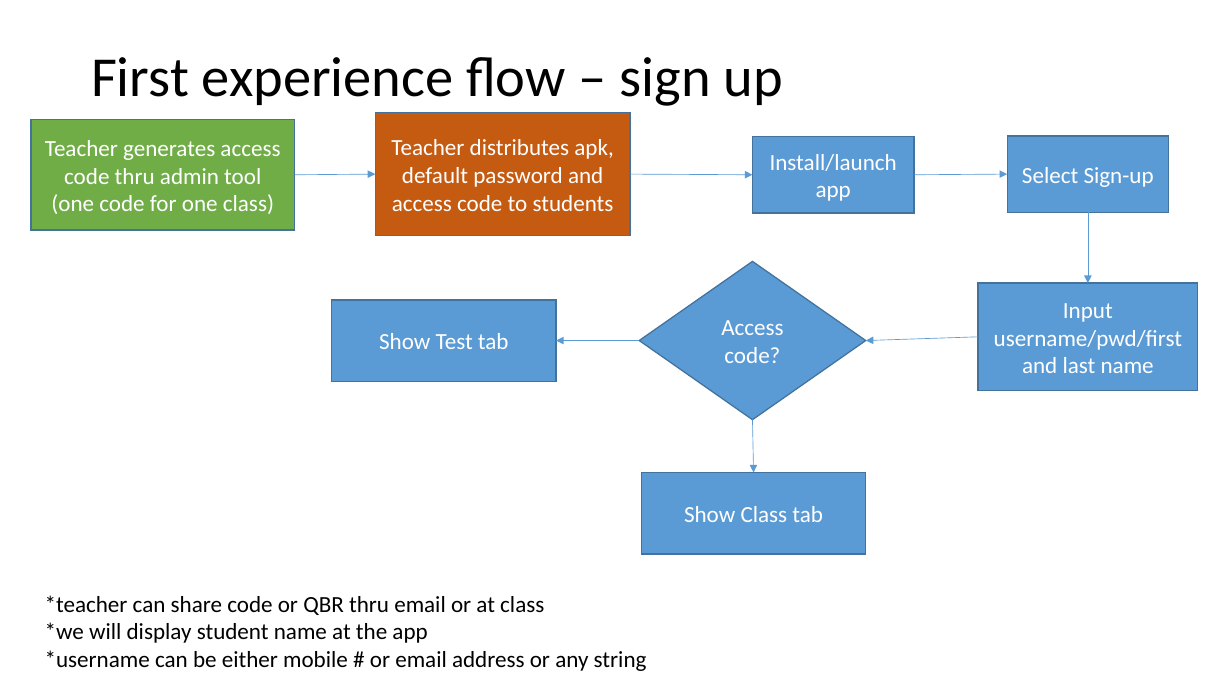
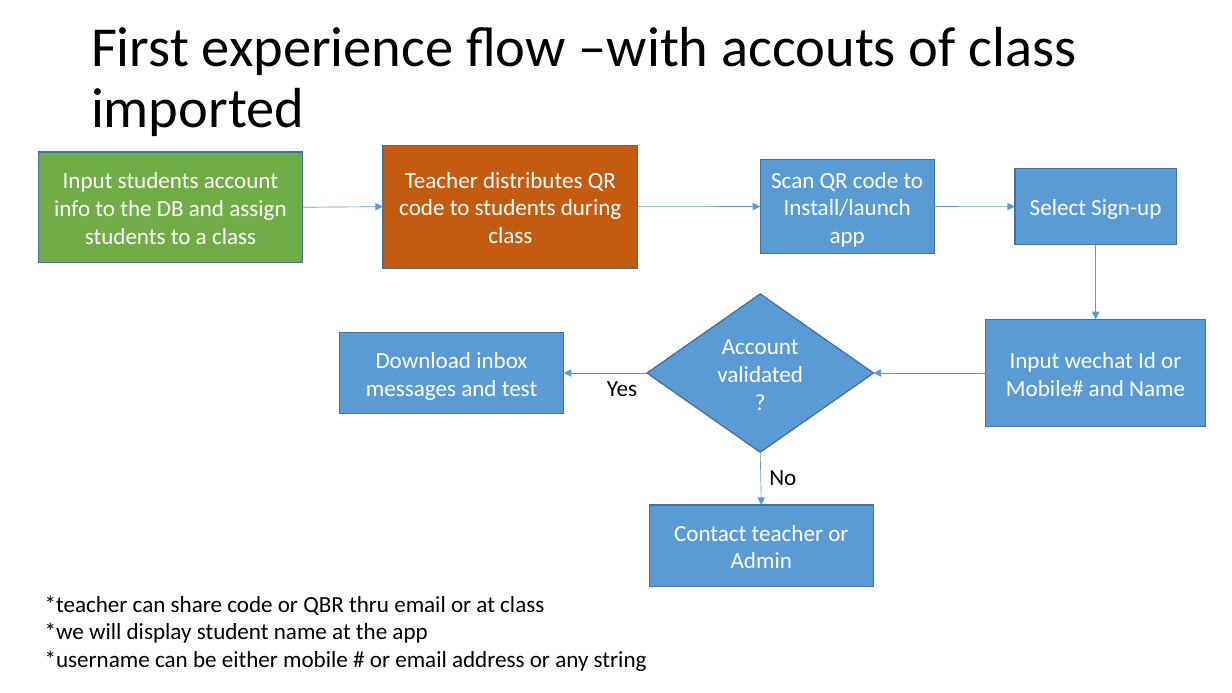
Before and after one commit to Wu-Fei/Parrot-Wireframe, a slide deck: slide 2 of Students flow.pptx. Drawn at 1232x693 pixels with LibreOffice and Linux fonts; fonts in the diff are those of the drawing. Boxes give left, top, right and bottom in pixels: in the first picture for what was removed or moved away, otherwise in the second. Text is boxed around its words. In the diff, an @@ line names an element or a change of style, - is before the commit and + after.

Commit message:
class updated

```diff
--- a/Students flow.pptx
+++ b/Students flow.pptx
@@ title at <box>91,26,1076,136</box>: text changed @@
-First experience flow – sign up
+First experience flow –with accouts of class imported
@@ 2 rectangles, 2 arrows: place and size @@
-2 rectangles, 2 arrows at <box>375,113,1169,472</box>
+2 rectangles, 2 arrows at <box>384,145,1177,506</box>
@@ text in rectangle at <box>54,172,286,244</box>: text changed @@
-Teacher generates access code thru admin tool
-(one code for one class)
+Input students account info to the DB and assign students to a class
@@ text in rectangle at <box>399,172,622,243</box>: text changed @@
-Teacher distributes apk, default password and access code to students
+Teacher distributes QR code to students during class
@@ rectangle "Scan QR code to Install/launch ...": place and size @@
-rectangle "Scan QR code to Install/launch ..." at <box>752,137,914,213</box>
+rectangle "Scan QR code to Install/launch ..." at <box>761,160,934,253</box>
@@ text in rectangle at <box>771,172,924,247</box>: text changed @@
-Install/launch app
+Scan QR code to Install/launch app
@@ arrow moved from (295, 175) - (375, 174) to (302, 207) - (384, 207) @@
@@ arrow moved from (914, 175) - (1007, 174) to (934, 207) - (1015, 207) @@
@@ arrow moved from (1088, 213) - (1088, 283) to (1096, 245) - (1096, 320) @@
@@ diamond "Account validated?": place and size @@
-diamond "Account validated?" at <box>640,262,866,420</box>
+diamond "Account validated?" at <box>647,294,873,452</box>
@@ rectangle "Download inbox messages and test": place and size @@
-rectangle "Download inbox messages and test" at <box>332,300,556,382</box>
+rectangle "Download inbox messages and test" at <box>339,333,564,414</box>
@@ text in rectangle at <box>366,352,537,400</box>: text changed @@
-Show Test tab
+Download inbox messages and test
@@ text in diamond at <box>717,339,803,382</box>: text changed @@
-Access code?
+Account validated?
@@ text in rectangle at <box>1006,352,1185,396</box>: text changed @@
-Input username/pwd/first and last name
+Input wechat Id or Mobile# and Name
@@ text added at <box>607,381,637,396</box>, 18 pt, text #000000 @@
+Yes
@@ arrow moved from (978, 337) - (866, 341) to (986, 373) - (873, 373) @@
@@ text added at <box>769,470,796,485</box>, 18 pt, text #000000 @@
+No
@@ 3 rectangles, 1 arrow: place and size @@
-3 rectangles, 1 arrow at <box>31,119,1198,554</box>
+3 rectangles, 1 arrow at <box>39,152,1206,587</box>
@@ text in rectangle at <box>674,525,848,568</box>: text changed @@
-Show Class tab
+Contact teacher or Admin
```
Also in this commit, not shown: 1 other slide changed, 2 slides added, 1 other file.
